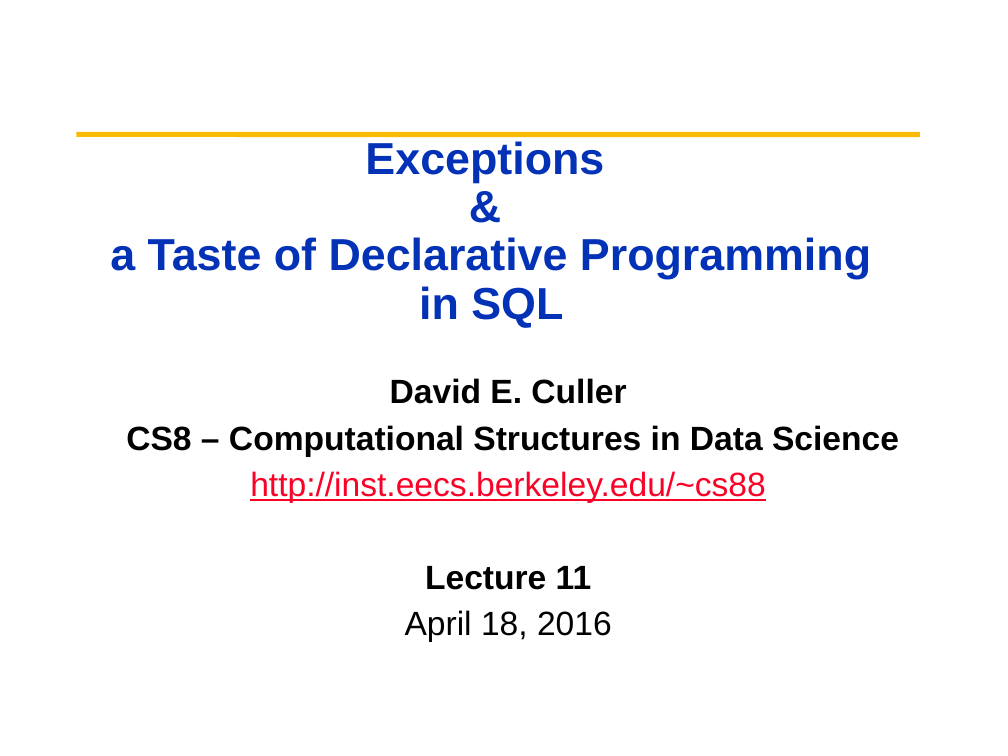
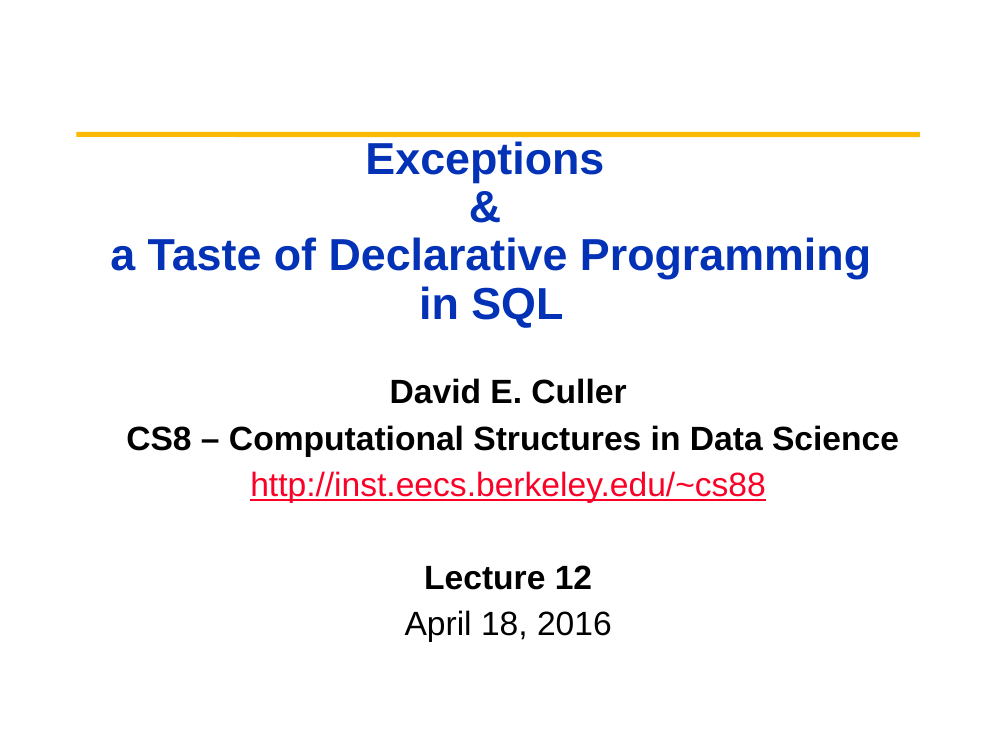
Before and after one commit to cs88-website/cs88-website.github.io, a slide deck: slide 1 of assets/slides/12-Exceptions_and_SQL.pptx. Drawn at 1008x756 pixels with LibreOffice and Linux fonts; fonts in the diff are those of the drawing; background and template pictures are left out. Boxes give left, top, right and bottom in pixels: in the first picture for what was removed or moved away, otherwise in the second. Text is boxed around its words. In the diff, an @@ line names an element or a change of style, - is before the commit and + after.

```diff
--- a/assets/slides/12-Exceptions_and_SQL.pptx
+++ b/assets/slides/12-Exceptions_and_SQL.pptx
@@ subtitle at bbox=[424, 565, 592, 590]: text changed @@
-Lecture 11
+Lecture 12
```
Also in this commit, not shown: 2 other files.
